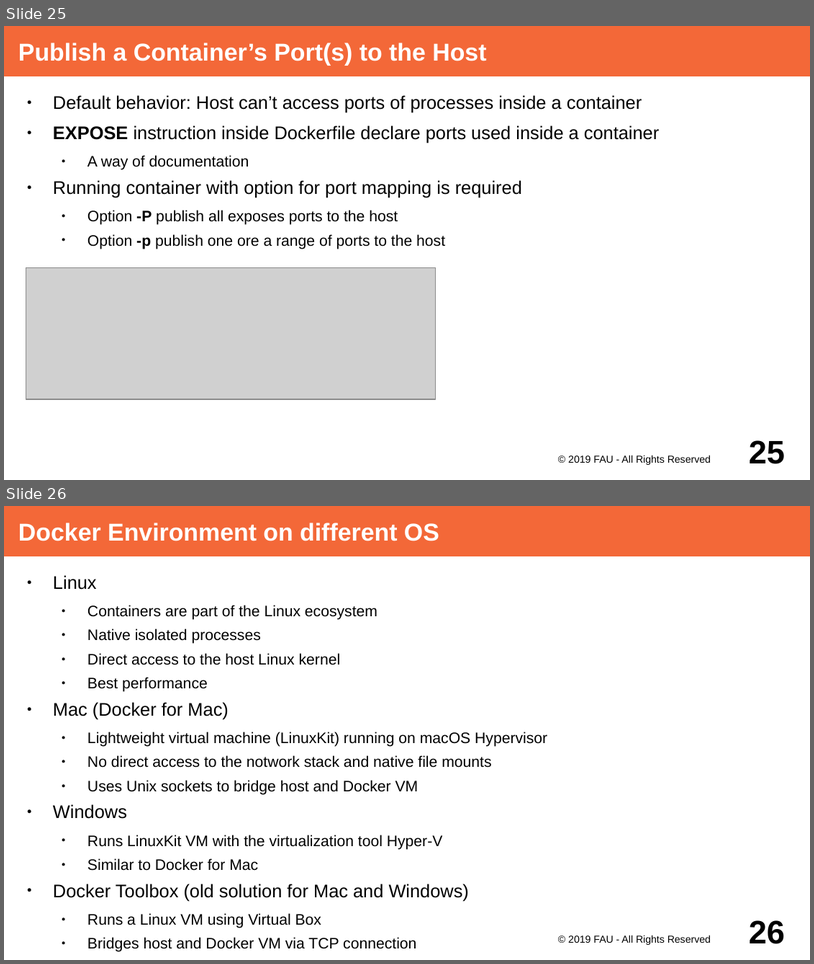
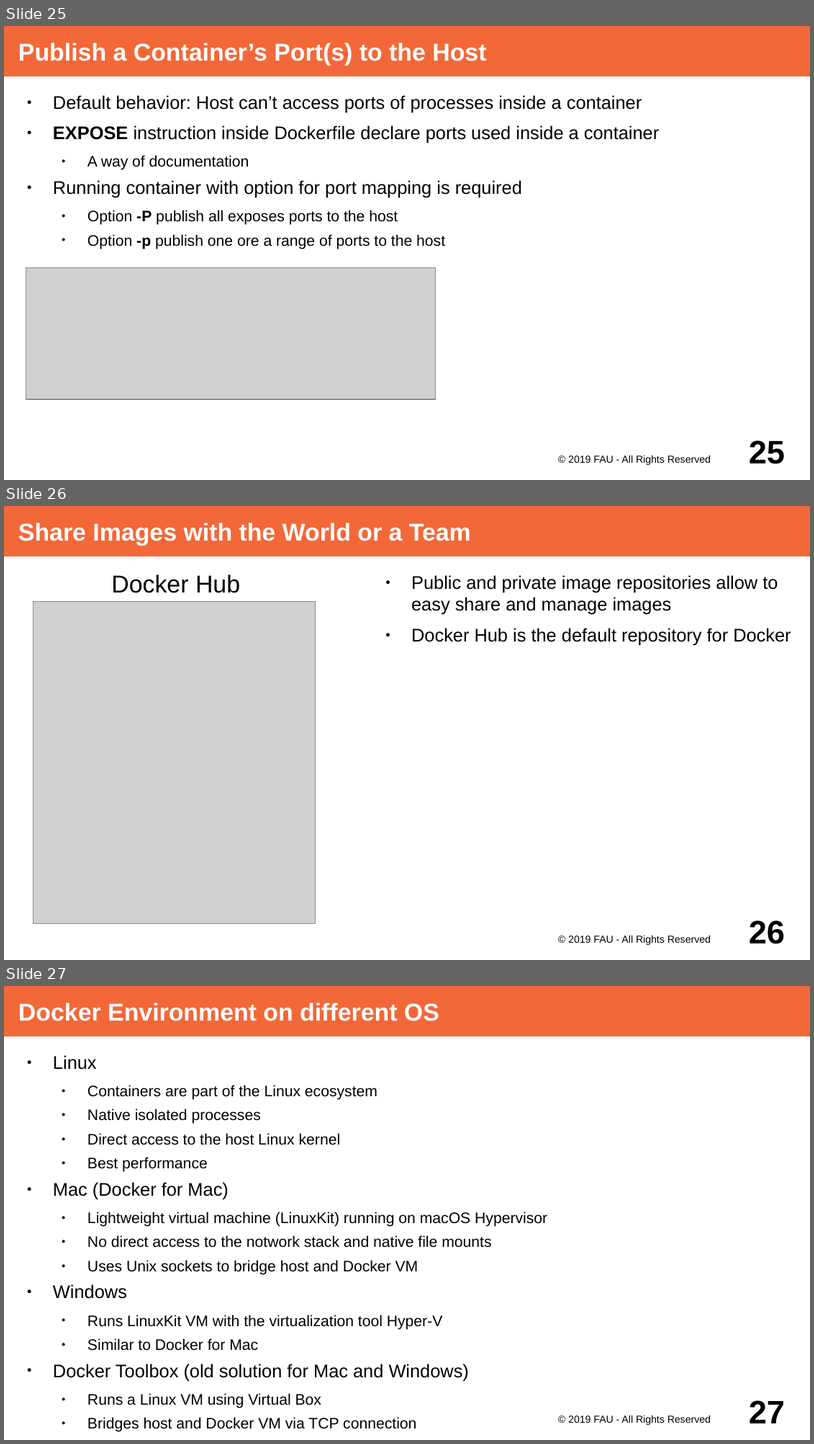
Before and after one commit to dirkriehle/adap-course, a slide deck: Lecture Slides/ADAP Z01 - Containerization.odp. Shown one above the other, each under a label of ours: slides 25 and 26 before the commit, slides 25, 26 and 27 after it. The pictures are 814x964 and 814x1444 pixels, drawn with LibreOffice and Linux fonts; fonts in the diff are those of the drawing; grey boxes stand for pictures. Boxes give left, top, right and bottom in pixels: in the first picture for what was removed or moved away, otherwise in the second. Text is boxed around its words. In the diff, an @@ line names an element or a change of style, - is before the commit and + after.

Commit message:
Extend containerizatin slides with information about sharing

```diff
--- a/Lecture Slides/ADAP Z01 - Containerization.odp
+++ b/Lecture Slides/ADAP Z01 - Containerization.odp
@@ slide 26 added at [4, 506, 810, 960], background #FFFFFF @@
@@ title added at [4, 506, 810, 556], fill #F36838, 24 pt, text #FFFFFF, bold @@
+Share Images with the World or a Team
@@ text added at [111, 574, 240, 593], 24 pt, text #000000 @@
+Docker Hub
@@ text added at [412, 575, 791, 645], 18 pt, text #000000 @@
+● Public and private image repositories allow to easy share and manage images
+● Docker Hub is the default repository for Docker
@@ picture added at [34, 601, 316, 923] @@
@@ text added at [568, 934, 711, 944], 10 pt, text #000000 @@
+© 2019 FAU - All Rights Reserved
@@ page number added at [749, 920, 785, 944], 32 pt, text #000000, bold @@
+26
@@ what was slide 26 is now slide 27 @@
@@ page number at [749, 1400, 785, 1423]: text changed @@
-26
+27
```
